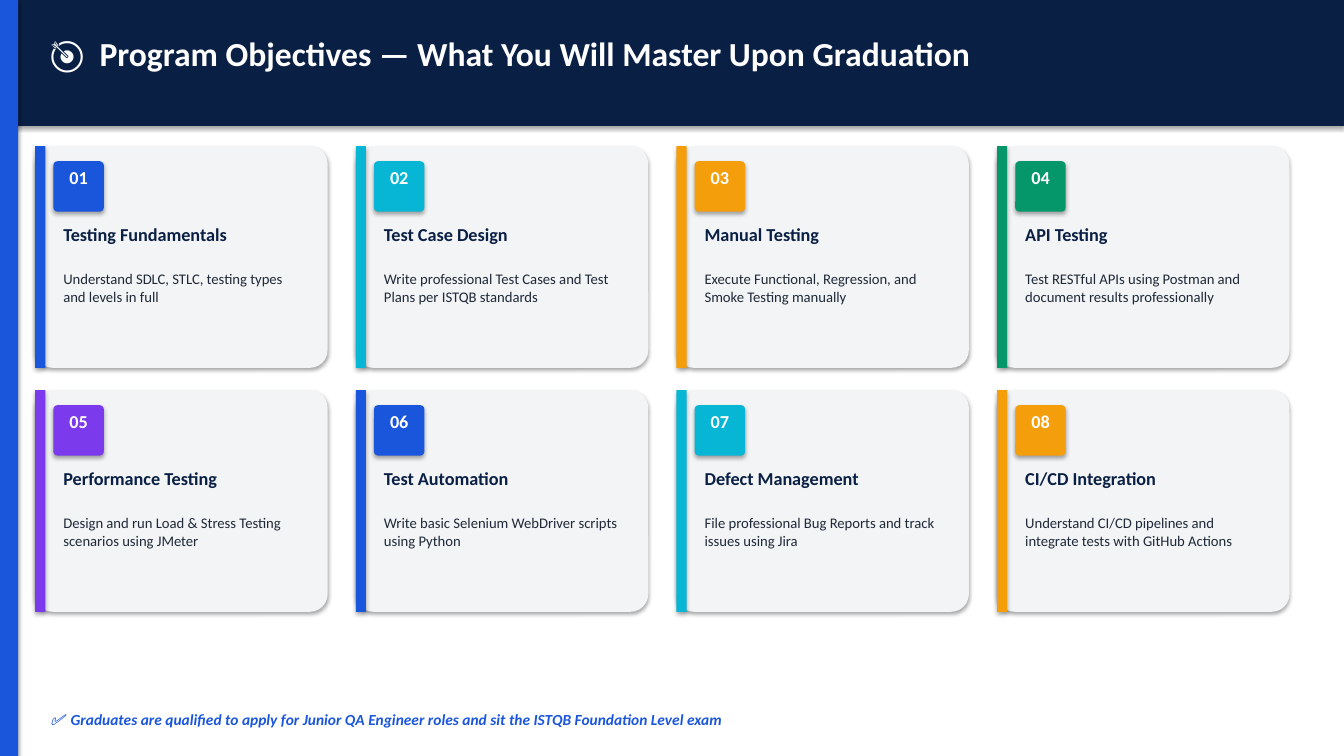
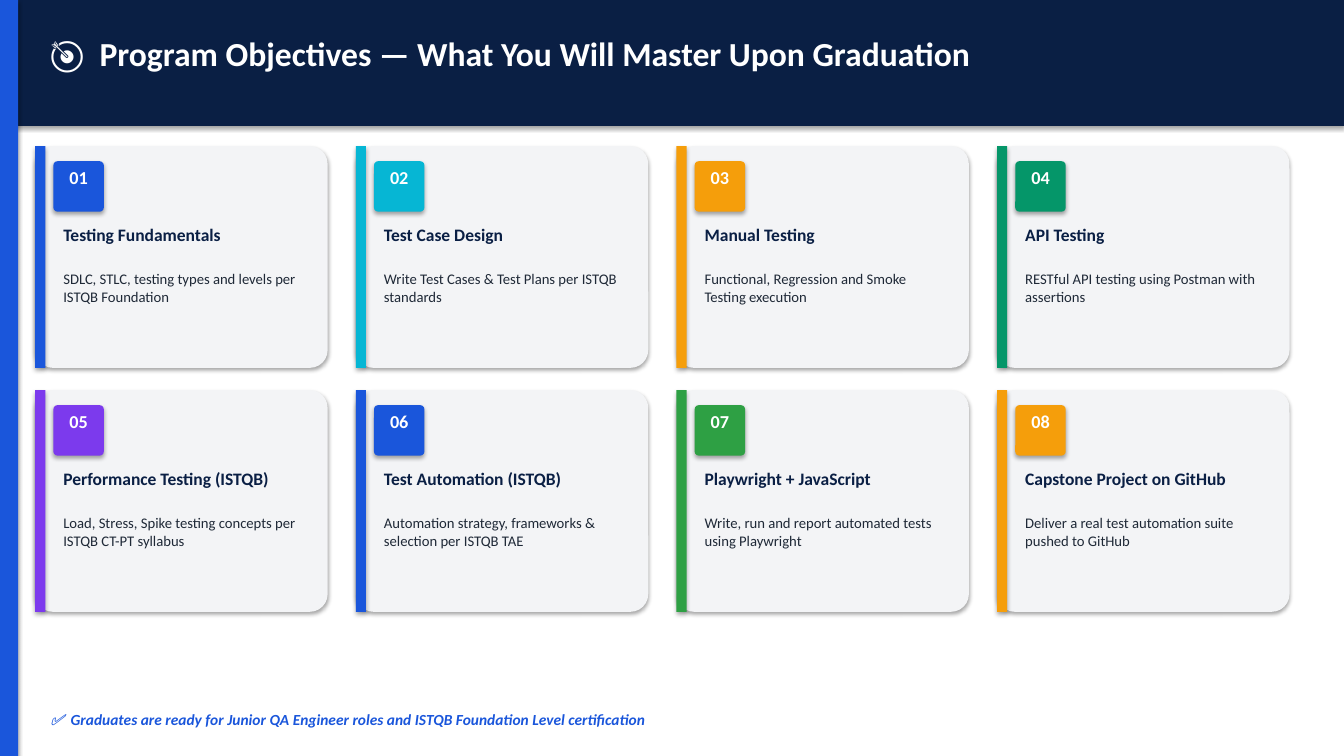
Before and after one commit to Razan-Eldaif/performance-testing-exam, a slide deck: slide 3 of Software_Testing_Diploma_Beginners.pptx. Drawn at 1344x756 pixels with LibreOffice and Linux fonts; fonts in the diff are those of the drawing. Boxes give left, top, right and bottom in pixels: in the first picture for what was removed or moved away, otherwise in the second. Text is boxed around its words. In the diff, an @@ line names an element or a change of style, - is before the commit and + after.

```diff
--- a/Software_Testing_Diploma_Beginners.pptx
+++ b/Software_Testing_Diploma_Beginners.pptx
@@ size 13 to 12.5 pt in 4 elements at <box>63,228,221,244</box>, <box>384,228,503,244</box>, <box>705,228,815,244</box>, <box>1025,228,1105,244</box> @@
@@ text at <box>63,273,295,304</box>: text changed @@
-Understand SDLC, STLC, testing types and levels in full
+SDLC, STLC, testing types and levels per ISTQB Foundation
@@ text at <box>384,274,617,302</box>: text changed @@
-Write professional Test Cases and Test Plans per ISTQB standards
+Write Test Cases & Test Plans per ISTQB standards
@@ text at <box>705,273,907,305</box>: text changed @@
-Execute Functional, Regression, and Smoke Testing manually
+Functional, Regression and Smoke Testing execution
@@ text at <box>1025,274,1255,302</box>: text changed @@
-Test RESTful APIs using Postman and document results professionally
+RESTful API testing using Postman with assertions
@@ rectangle at <box>677,390,687,612</box>: fill #06B6D4 to #2EA044 @@
@@ rounded rectangle at <box>695,405,745,456</box>: fill #06B6D4 to #2EA044 @@
@@ text at <box>63,472,269,488</box>: text changed; size 13 to 12.5 pt @@
-Performance Testing
+Performance Testing (ISTQB)
@@ text at <box>384,472,562,488</box>: text changed; size 13 to 12.5 pt @@
-Test Automation
+Test Automation (ISTQB)
@@ text at <box>705,472,871,488</box>: text changed; size 13 to 12.5 pt @@
-Defect Management
+Playwright + JavaScript
@@ text at <box>1025,472,1226,488</box>: text changed; size 13 to 12.5 pt @@
-CI/CD Integration
+Capstone Project on GitHub
@@ text at <box>63,518,295,549</box>: text changed @@
-Design and run Load & Stress Testing scenarios using JMeter
+Load, Stress, Spike testing concepts per ISTQB CT-PT syllabus
@@ text at <box>384,518,581,549</box>: text changed @@
-Write basic Selenium WebDriver scripts using Python
+Automation strategy, frameworks & selection per ISTQB TAE
@@ text at <box>705,518,931,549</box>: text changed @@
-File professional Bug Reports and track issues using Jira
+Write, run and report automated tests using Playwright
@@ text at <box>1025,518,1234,549</box>: text changed @@
-Understand CI/CD pipelines and integrate tests with GitHub Actions
+Deliver a real test automation suite pushed to GitHub
@@ text at <box>71,714,645,728</box>: text changed @@
-✅ Graduates are qualified to apply for Junior QA Engineer roles and sit the ISTQB Foundation Level exam
+✅ Graduates are ready for Junior QA Engineer roles and ISTQB Foundation Level certification
```
Also in this commit, not shown: 9 other slides changed, 4 slides added.
